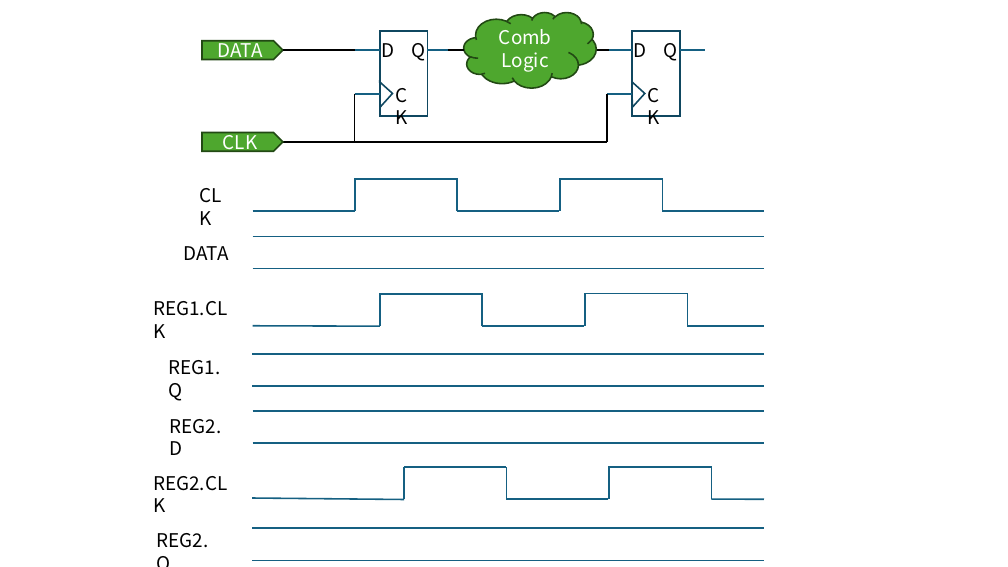
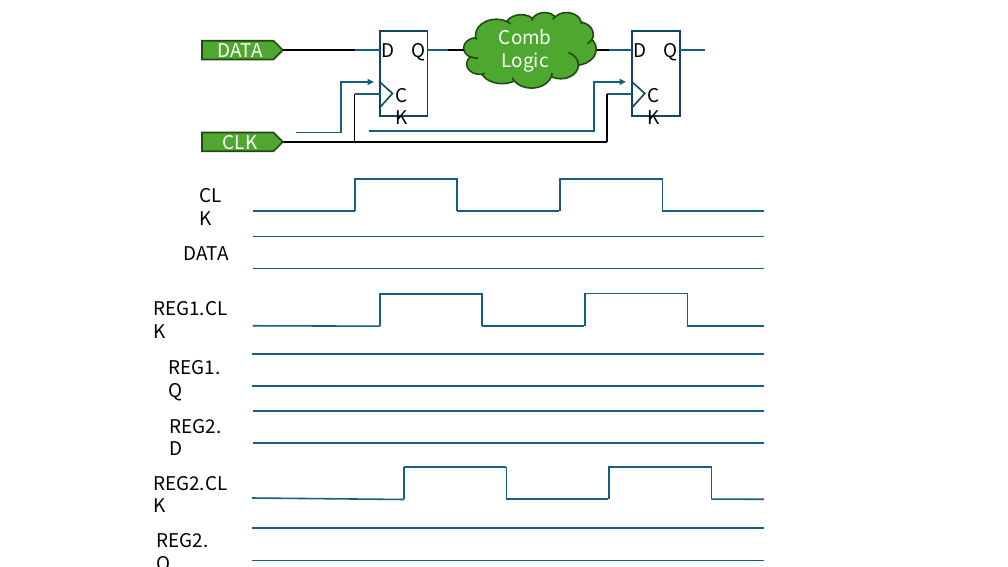
Before and after one commit to Verdvana/Verdvana.github.io, a slide deck: slide 6 of _posts/静态时序分析笔记/静态时序分析笔记pptx.pptx. Drawn at 1008x567 pixels with LibreOffice and Linux fonts; fonts in the diff are those of the drawing. Boxes give left, top, right and bottom in pixels: in the first picture for what was removed or moved away, otherwise in the second. Text is boxed around its words. In the diff, an @@ line names an element or a change of style, - is before the commit and + after.

Commit message:
静态时序分析笔记

```diff
--- a/_posts/静态时序分析笔记/静态时序分析笔记pptx.pptx
+++ b/_posts/静态时序分析笔记/静态时序分析笔记pptx.pptx
@@ elbow arrow added from (296, 132) to (374, 82), #156082 1.5 pt @@
@@ elbow arrow added from (369, 131) to (626, 82), #156082 1.5 pt @@
```
